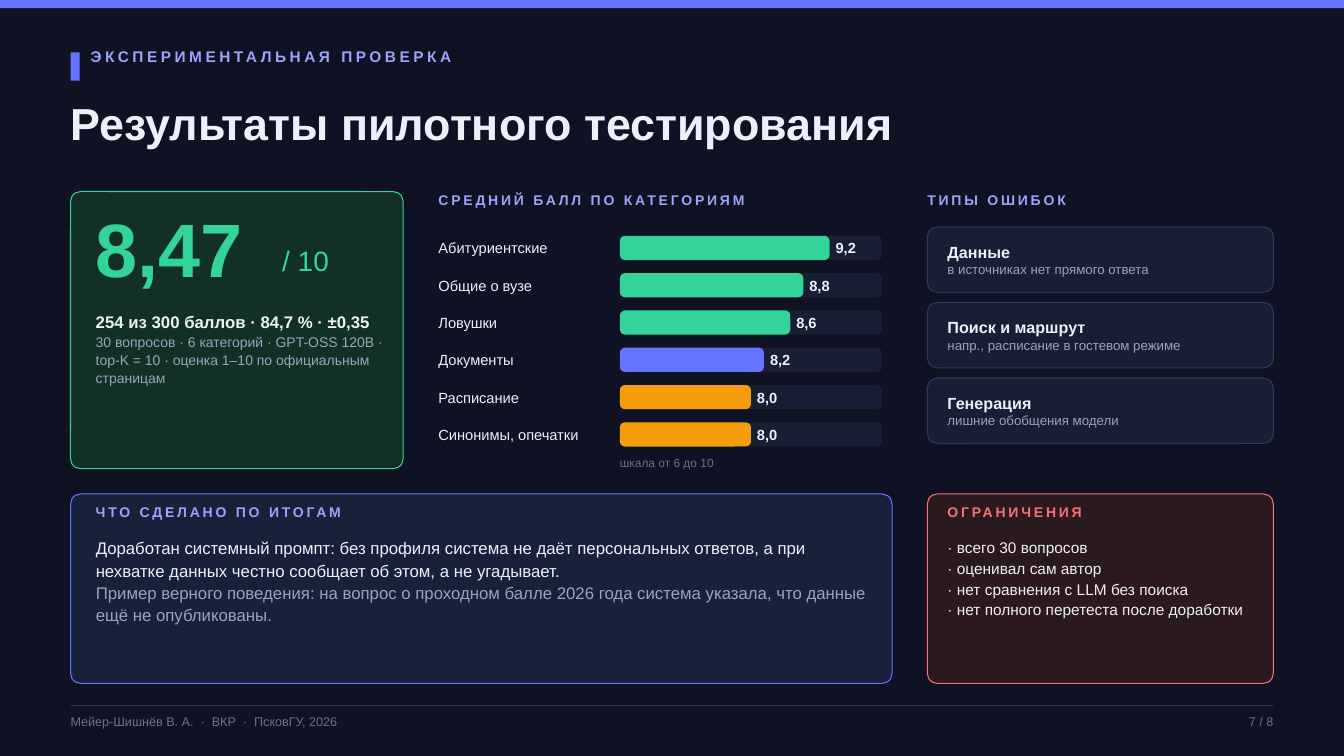
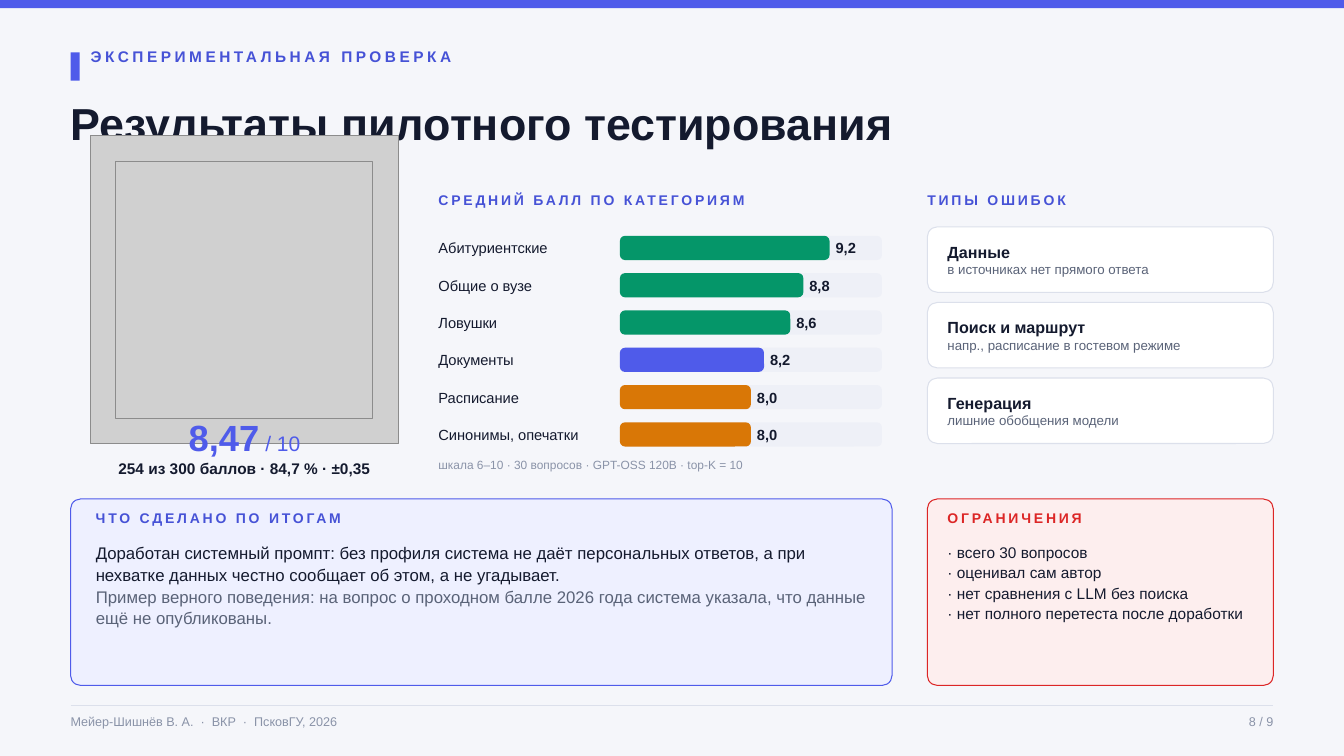
Before and after one commit to overbaffe1/omgGame, a slide deck: slide 8 of exports/vkr-rag-pskgu.pptx (slide 7 before the commit). Drawn at 1344x756 pixels with LibreOffice and Linux fonts; fonts in the diff are those of the drawing; grey boxes stand for pictures; background and template pictures are left out. Boxes give left, top, right and bottom in pixels: in the first picture for what was removed or moved away, otherwise in the second. Text is boxed around its words. In the diff, an @@ line names an element or a change of style, - is before the commit and + after.

```diff
--- a/exports/vkr-rag-pskgu.pptx
+++ b/exports/vkr-rag-pskgu.pptx
@@ background #0E1222 to #F5F6FA @@
@@ picture added at (x1=91, y1=135, x2=399, y2=444) @@
@@ picture added at (x1=116, y1=161, x2=373, y2=418) @@
@@ rounded rectangle removed at (x1=71, y1=192, x2=403, y2=469) @@
@@ text removed at (x1=96, y1=224, x2=243, y2=289) @@
-8,47
@@ text "Данные" at (x1=947, y1=247, x2=1148, y2=277): text colour #EEF0F8 to #141A2E in "Данные"; text colour #9AA3BA to #5A6378 in "в источниках нет прямого ответа" @@
@@ text removed at (x1=298, y1=251, x2=329, y2=271) @@
-/ 10
@@ fill #34D399 to #059669 in 3 elements at (x1=620, y1=236, x2=830, y2=260), (x1=620, y1=273, x2=804, y2=297), (x1=620, y1=311, x2=790, y2=335) @@
@@ text "Поиск и маршрут" at (x1=947, y1=322, x2=1180, y2=353): text colour #EEF0F8 to #141A2E in "Поиск и маршрут"; text colour #9AA3BA to #5A6378 in "напр., расписание в гостевом режиме" @@
@@ text at (x1=96, y1=336, x2=375, y2=386): paragraph removed @@
-30 вопросов · 6 категорий · GPT-OSS 120B · top-K = 10 · оценка 1–10 по официальным страницам
@@ fill #6574FF to #4F5BEA in 3 elements at (x1=0, y1=0, x2=1344, y2=8), (x1=71, y1=52, x2=80, y2=81), (x1=620, y1=348, x2=764, y2=372) @@
@@ rounded rectangle at (x1=620, y1=385, x2=751, y2=409): fill #F59E0B to #D97706 @@
@@ fill #181E33 to #FFFFFF; outline #2E3A5C 0.75 pt to #DCE0EB 0.75 pt in 3 elements at (x1=928, y1=227, x2=1273, y2=292), (x1=928, y1=302, x2=1273, y2=368), (x1=928, y1=378, x2=1273, y2=444) @@
@@ text "Генерация" at (x1=947, y1=398, x2=1119, y2=428): text colour #EEF0F8 to #141A2E in "Генерация"; text colour #9AA3BA to #5A6378 in "лишние обобщения модели" @@
@@ text "8,47 / 10" moved from (x1=96, y1=316, x2=375, y2=386) to (x1=118, y1=425, x2=370, y2=477) @@
@@ text colour #EEF0F8 to #141A2E in 13 elements at (x1=71, y1=105, x2=892, y2=149), (x1=438, y1=242, x2=547, y2=256), (x1=836, y1=242, x2=856, y2=256), (x1=438, y1=280, x2=532, y2=294), (x1=809, y1=281, x2=829, y2=293), (x1=438, y1=318, x2=497, y2=331), (x1=796, y1=318, x2=816, y2=330), (x1=438, y1=355, x2=513, y2=368), (x1=770, y1=355, x2=790, y2=368), (x1=438, y1=393, x2=518, y2=403), (x1=757, y1=393, x2=777, y2=406), (x1=438, y1=429, x2=578, y2=442), (x1=757, y1=430, x2=777, y2=443) @@
@@ text at (x1=189, y1=425, x2=300, y2=457): paragraph added @@
+8,47 / 10
@@ fill #181E33 to #EEF0F7 in 6 elements at (x1=620, y1=236, x2=882, y2=260), (x1=620, y1=273, x2=882, y2=297), (x1=620, y1=311, x2=882, y2=335), (x1=620, y1=348, x2=882, y2=372), (x1=620, y1=385, x2=882, y2=409), (x1=620, y1=422, x2=882, y2=447) @@
@@ rounded rectangle at (x1=620, y1=422, x2=751, y2=447): fill #F59E0B to #D97706 @@
@@ text at (x1=118, y1=462, x2=370, y2=477): size 12 to 11 pt, text colour #EEF0F8 to #141A2E in "254 из 300 баллов · 84,7 % ..."; alignment left to centre; line spacing 1.08 to 1 @@
@@ text added at (x1=438, y1=461, x2=743, y2=472), 8.5 pt, text #8A93A8 @@
+шкала 6–10 · 30 вопросов · GPT-OSS 120B · top-K = 10
@@ text removed at (x1=620, y1=459, x2=713, y2=469) @@
-шкала от 6 до 10
@@ rounded rectangle moved from (x1=71, y1=494, x2=892, y2=684) to (x1=71, y1=499, x2=892, y2=686) @@
@@ rounded rectangle at (x1=71, y1=499, x2=892, y2=686): fill #17213A to #EEF0FF; outline #6574FF 0.75 pt to #4F5BEA 0.75 pt; proportions changed @@
@@ text colour #9AA4FF to #4652D6 in 4 elements at (x1=91, y1=47, x2=1099, y2=86), (x1=439, y1=192, x2=892, y2=222), (x1=927, y1=195, x2=1065, y2=205), (x1=96, y1=509, x2=600, y2=539) @@
@@ rounded rectangle moved from (x1=928, y1=494, x2=1273, y2=684) to (x1=928, y1=499, x2=1273, y2=686) @@
@@ rounded rectangle at (x1=928, y1=499, x2=1273, y2=686): fill #2A1A1E to #FDEEEE; outline #F87171 0.75 pt to #DC2626 0.75 pt; proportions changed @@
@@ text "ОГРАНИЧЕНИЯ" at (x1=948, y1=509, x2=1263, y2=539): text colour #F87171 to #DC2626 @@
@@ text "Доработан системный промпт: без профиля ..." at (x1=96, y1=546, x2=866, y2=628): text colour #EEF0F8 to #141A2E in "Доработан системный промпт: без профиля система не ..."; text colour #9AA3BA to #5A6378 in "Пример верного поведения: на вопрос о проходном ..."; line spacing 1.1 to 1.08 @@
@@ text "· всего 30 вопросов" at (x1=957, y1=547, x2=1243, y2=622): text colour #EEF0F8 to #141A2E; line spacing 1.12 to 1.1 @@
@@ text "Мейер-Шишнёв В. А. · ВКР ..." at (x1=71, y1=717, x2=337, y2=729): text colour #69728C to #8A93A8 @@
@@ line (71, 706) - (1273, 706): stroke #2E3A5C 0.75 pt to #DCE0EB 0.75 pt @@
@@ text at (x1=1249, y1=717, x2=1273, y2=726): text changed; text colour #69728C to #8A93A8 @@
-7 / 8
+8 / 9
```
Also in this commit, not shown: 7 other slides changed, 1 slide added, 36 other files.
